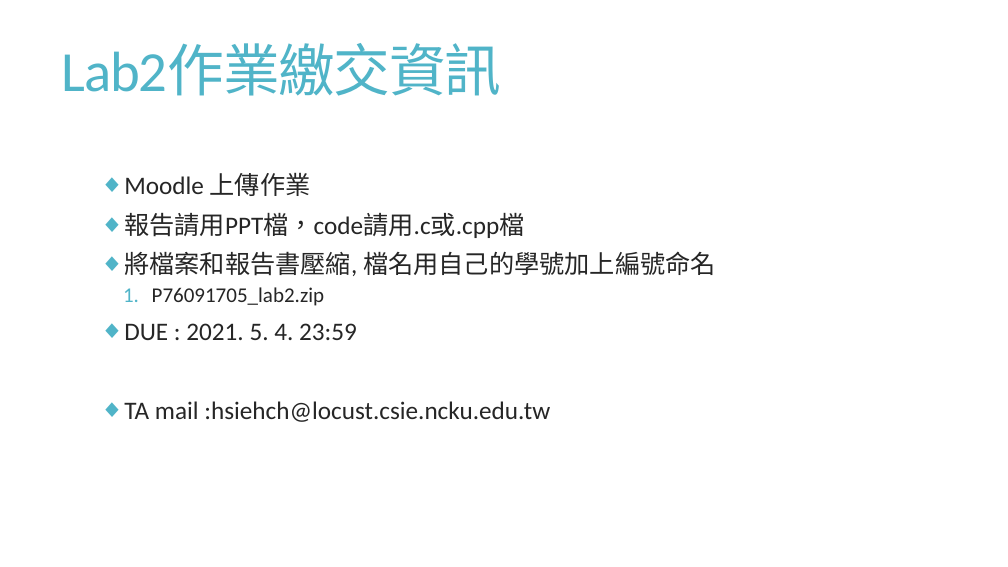
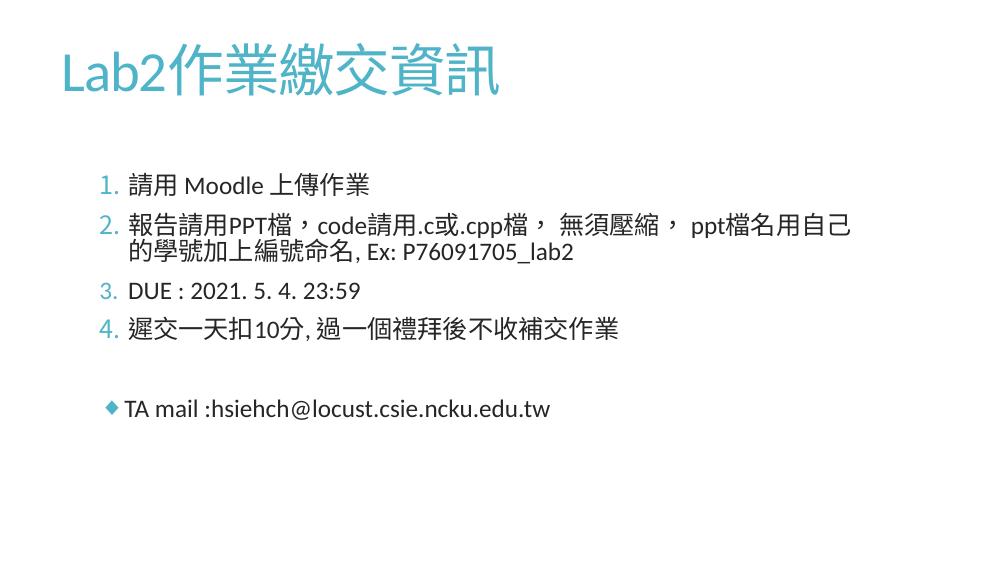
Before and after one commit to BebeShen/NCKU_Course-ComputerCommunication, a slide deck: slide 18 of LABs/lab2/Lab2_introduction.pptx. Drawn at 1008x567 pixels with LibreOffice and Linux fonts; fonts in the diff are those of the drawing. Boxes give left, top, right and bottom in pixels: in the first picture for what was removed or moved away, otherwise in the second. Text is boxed around its words. In the diff, an @@ line names an element or a change of style, - is before the commit and + after.

```diff
--- a/LABs/lab2/Lab2_introduction.pptx
+++ b/LABs/lab2/Lab2_introduction.pptx
@@ text at <box>128,172,685,264</box>: text changed @@
-◆ Moodle 上傳作業
-◆ 報告請用PPT檔，code請用.c或.cpp檔
-◆ 將檔案和報告書壓縮, 檔名用自己的學號加上編號命名
-  1. P76091705_lab2.zip
+1. 請用 Moodle 上傳作業
+2. 報告請用PPT檔，code請用.c或.cpp檔， 無須壓縮， ppt檔名用自己的學號加上編號命名, Ex: P76091705_lab2
@@ text at <box>128,282,361,299</box>: bullet ◆ to 1. @@
@@ text at <box>128,316,619,341</box>: paragraph added @@
+4. 遲交一天扣10分, 過一個禮拜後不收補交作業
```
Also in this commit, not shown: 3 other slides changed, 1 slide added, 1 slide removed, 7 other files.
